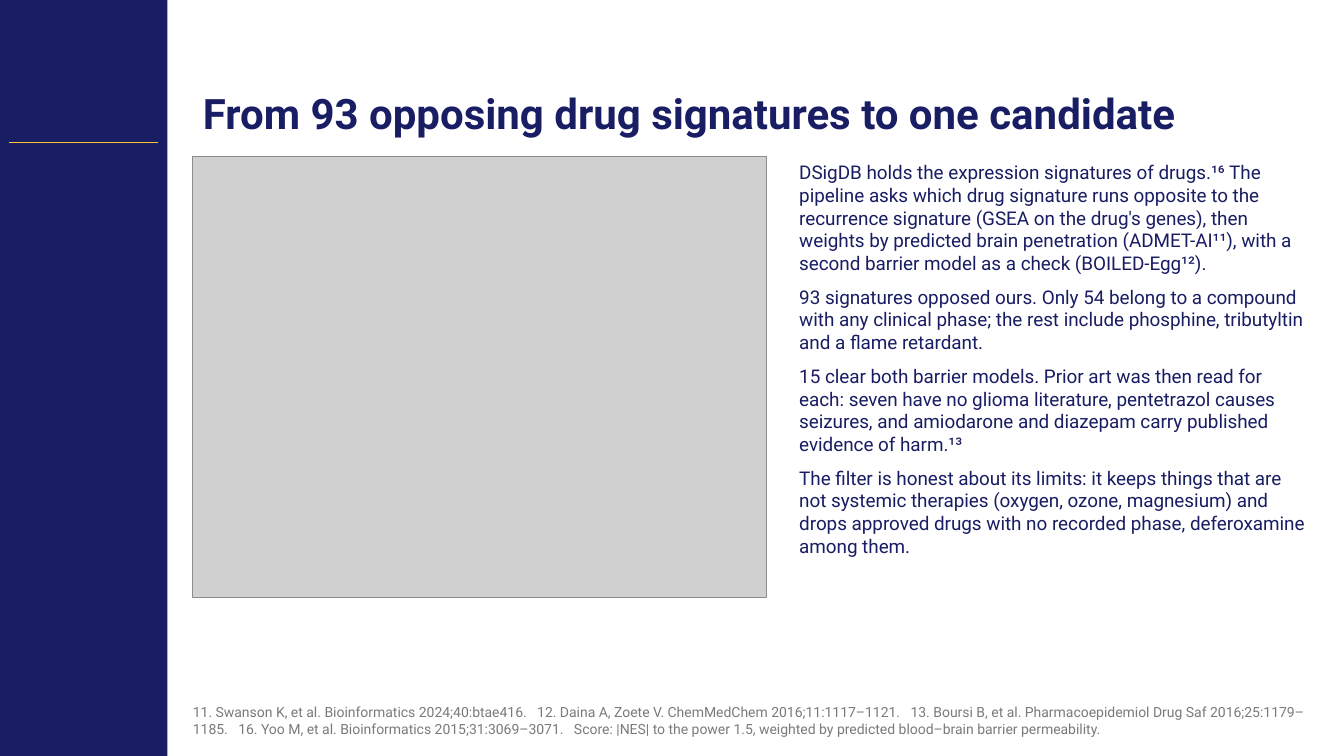
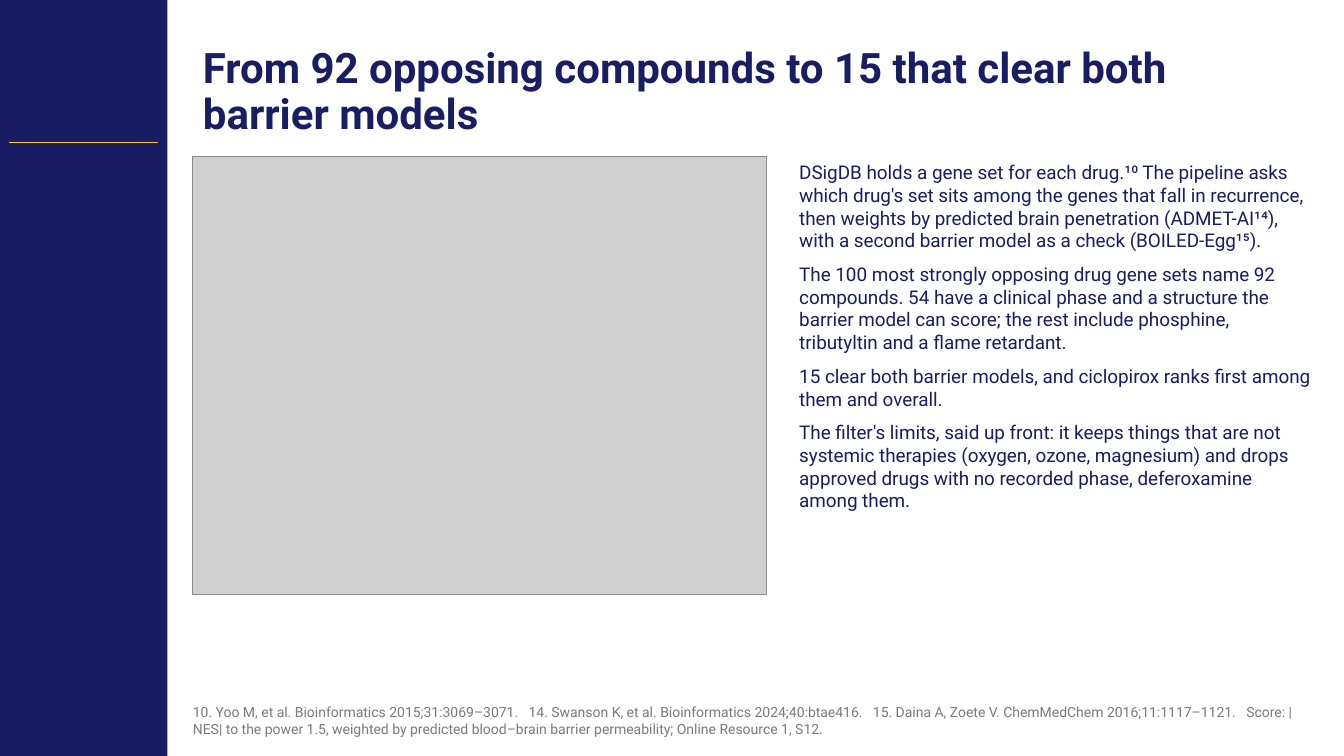
Before and after one commit to Gregory-Schwing-MD-PhD/u251-xenograft-rat-RNASeq-study, a slide deck: slide 18 of SLIDES/CNS2026_Schwing_Abstract418_CNStemplate.pptx (slide 14 before the commit). Drawn at 1344x756 pixels with LibreOffice and Linux fonts; fonts in the diff are those of the drawing; grey boxes stand for pictures; background and template pictures are left out. Boxes give left, top, right and bottom in pixels: in the first picture for what was removed or moved away, otherwise in the second. Text is boxed around its words. In the diff, an @@ line names an element or a change of style, - is before the commit and + after.

```diff
--- a/SLIDES/CNS2026_Schwing_Abstract418_CNStemplate.pptx
+++ b/SLIDES/CNS2026_Schwing_Abstract418_CNStemplate.pptx
@@ title at (203, 51, 1166, 130): text changed @@
-From 93 opposing drug signatures to one candidate
+From 92 opposing compounds to 15 that clear both barrier models
@@ picture: place and size @@
-picture at (193, 156, 766, 598)
+picture at (193, 156, 766, 594)
@@ text at (799, 164, 1310, 511): text changed @@
-DSigDB holds the expression signatures of drugs.¹⁶ The pipeline asks which drug signature runs opposite to the recurrence signature (GSEA on the drug's genes), then weights by predicted brain penetration (ADMET-AI¹¹), with a second barrier model as a check (BOILED-Egg¹²).
-93 signatures opposed ours. Only 54 belong to a compound with any clinical phase; the rest include phosphine, tributyltin and a flame retardant.
-15 clear both barrier models. Prior art was then read for each: seven have no glioma literature, pentetrazol causes seizures, and amiodarone and diazepam carry published evidence of harm.¹³
-The filter is honest about its limits: it keeps things that are not systemic therapies (oxygen, ozone, magnesium) and drops approved drugs with no recorded phase, deferoxamine among them.
+DSigDB holds a gene set for each drug.¹⁰ The pipeline asks which drug's set sits among the genes that fall in recurrence, then weights by predicted brain penetration (ADMET-AI¹⁴), with a second barrier model as a check (BOILED-Egg¹⁵).
+The 100 most strongly opposing drug gene sets name 92 compounds. 54 have a clinical phase and a structure the barrier model can score; the rest include phosphine, tributyltin and a flame retardant.
+15 clear both barrier models, and ciclopirox ranks first among them and overall.
+The filter's limits, said up front: it keeps things that are not systemic therapies (oxygen, ozone, magnesium) and drops approved drugs with no recorded phase, deferoxamine among them.
@@ text at (193, 706, 1285, 737): text changed @@
-11. Swanson K, et al. Bioinformatics 2024;40:btae416. 12. Daina A, Zoete V. ChemMedChem 2016;11:1117–1121. 13. Boursi B, et al. Pharmacoepidemiol Drug Saf 2016;25:1179–1185. 16. Yoo M, et al. Bioinformatics 2015;31:3069–3071. Score: |NES| to the power 1.5, weighted by predicted blood–brain barrier permeability.
+10. Yoo M, et al. Bioinformatics 2015;31:3069–3071. 14. Swanson K, et al. Bioinformatics 2024;40:btae416. 15. Daina A, Zoete V. ChemMedChem 2016;11:1117–1121. Score: |NES| to the power 1.5, weighted by predicted blood–brain barrier permeability; Online Resource 1, S12.
```
Also in this commit, not shown: 16 other slides changed, 7 slides added, 1 slide removed, 51 other files.
